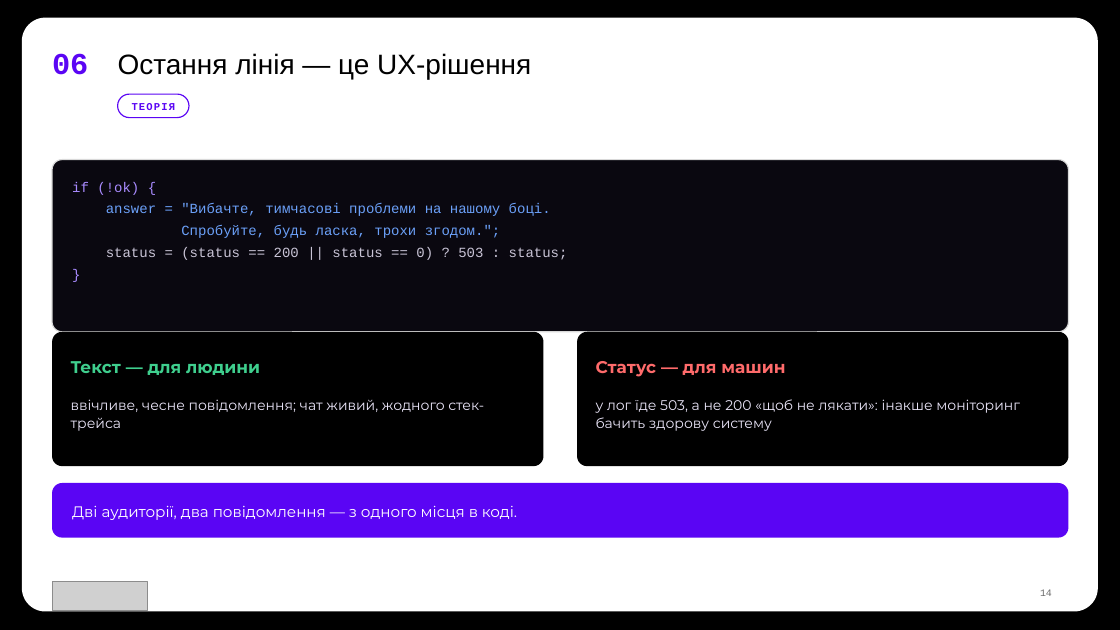
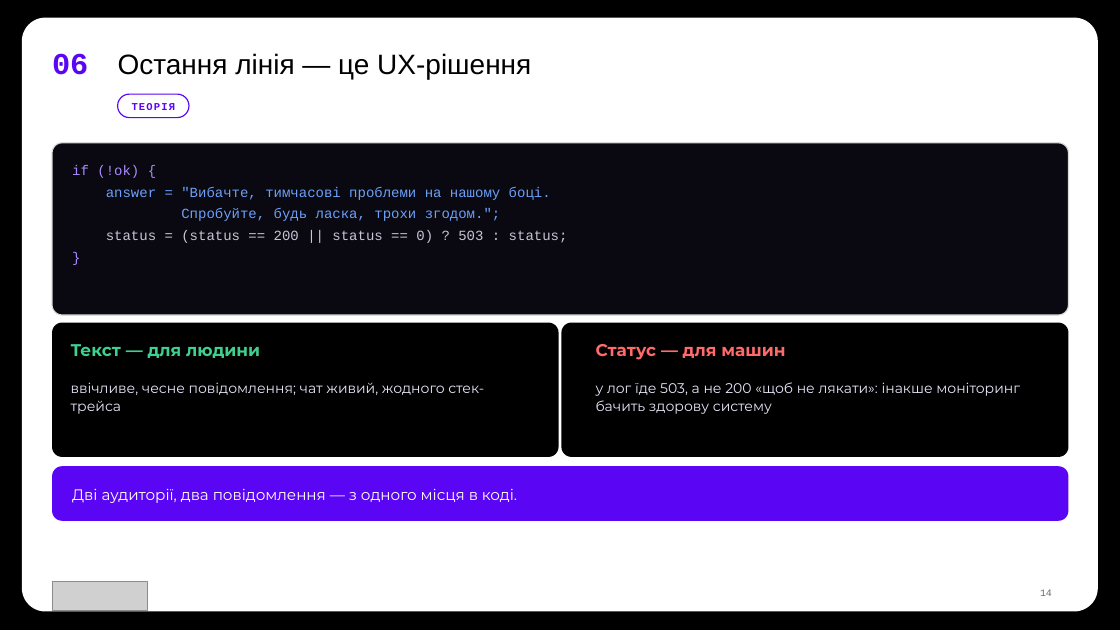
Before and after one commit to TarasFedorenkoFTV/llmops-bootcamp, a slide deck: slide 14 of docs/decks/L07.pptx. Drawn at 1120x630 pixels with LibreOffice and Linux fonts; fonts in the diff are those of the drawing; grey boxes stand for pictures; background and template pictures are left out. Boxes give left, top, right and bottom in pixels: in the first picture for what was removed or moved away, otherwise in the second. Text is boxed around its words. In the diff, an @@ line names an element or a change of style, - is before the commit and + after.

```diff
--- a/docs/decks/L07.pptx
+++ b/docs/decks/L07.pptx
@@ rounded rectangle: place and size @@
-rounded rectangle at [52, 332, 544, 466]
+rounded rectangle at [52, 323, 559, 457]
@@ rounded rectangle: place and size @@
-rounded rectangle at [577, 332, 1069, 466]
+rounded rectangle at [561, 323, 1069, 457]
@@ 6 texts, 2 rounded rectangles: place and size @@
-6 texts, 2 rounded rectangles at [52, 160, 1069, 538]
+6 texts, 2 rounded rectangles at [52, 143, 1069, 521]
```
Also in this commit, not shown: 5 other slides changed, 11 other files.
